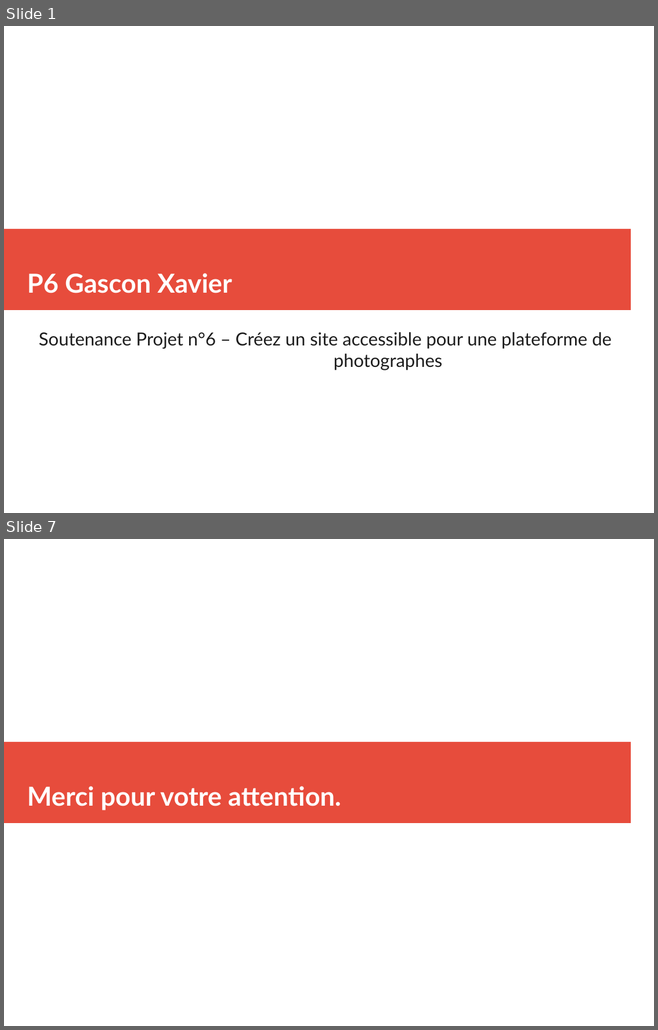
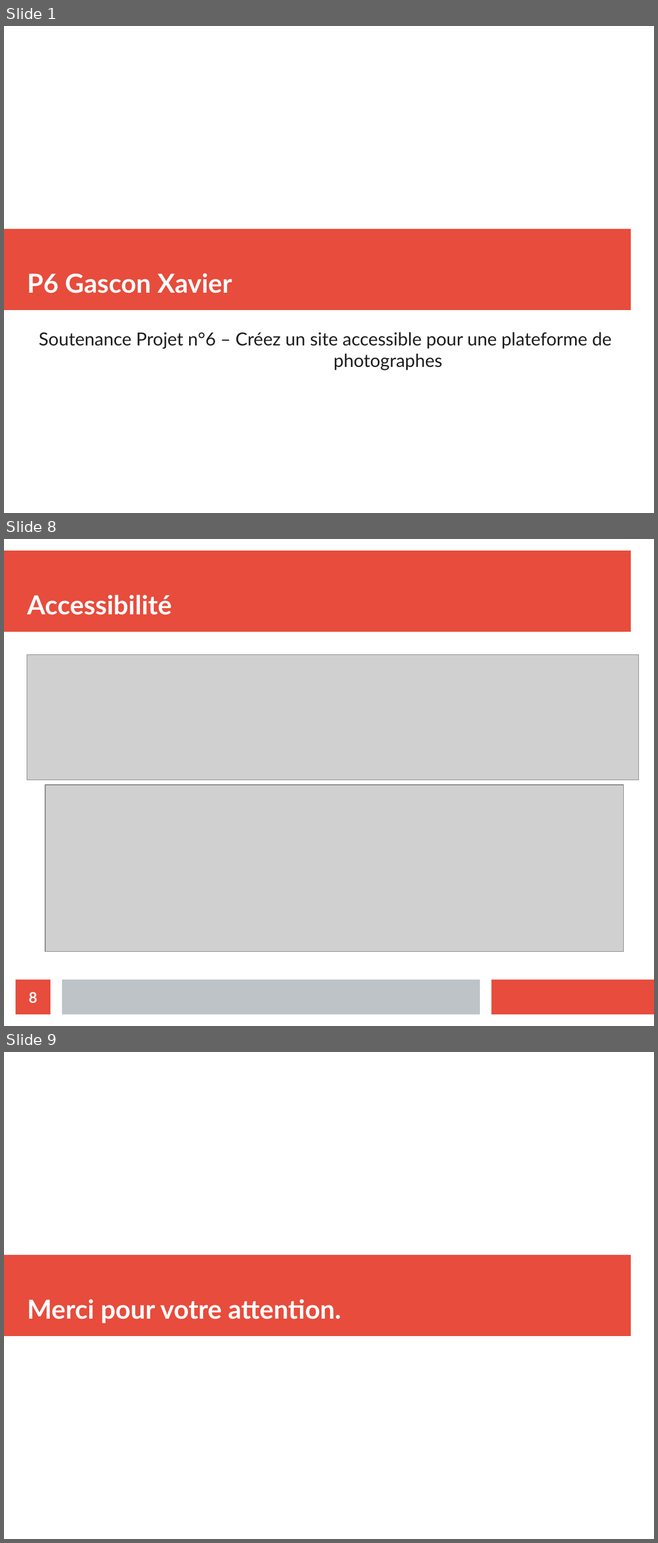
Before and after one commit to xgascon/P6_Fisheye, a slide deck: Présentation P6_XavierGascon.odp. Shown one above the other, each under a label of ours: slides 1 and 7 before the commit, slides 1, 8 and 9 after it; the slides between them are not shown. The pictures are 658x1030 and 658x1543 pixels, drawn with LibreOffice and Linux fonts; fonts in the diff are those of the drawing; grey boxes stand for pictures. Boxes give left, top, right and bottom in pixels: in the first picture for what was removed or moved away, otherwise in the second. Text is boxed around its words. In the diff, an @@ line names an element or a change of style, - is before the commit and + after.

```diff
--- a/Présentation P6_XavierGascon.odp
+++ b/Présentation P6_XavierGascon.odp
@@ slide 8 added at bbox=[4, 539, 654, 1026], background #FFFFFF @@
@@ rectangle added at bbox=[4, 551, 630, 632], fill #E74C3C @@
@@ title added at bbox=[27, 595, 172, 615], 32 pt, text #FFFFFF, bold @@
+Accessibilité
@@ picture added at bbox=[27, 655, 639, 780] @@
@@ picture added at bbox=[45, 785, 623, 951] @@
@@ page number added at bbox=[16, 980, 50, 1015], fill #E74C3C, 18 pt, text #FFFFFF, bold @@
+8
@@ rectangle added at bbox=[62, 980, 480, 1015], fill #BDC3C7 @@
@@ rectangle added at bbox=[492, 980, 654, 1015], fill #E74C3C @@
@@ what was slide 7 is now slide 9 @@
```
Also in this commit, not shown: 1 slide changed, 5 other slides added, 1 slide removed, 10 other files.
